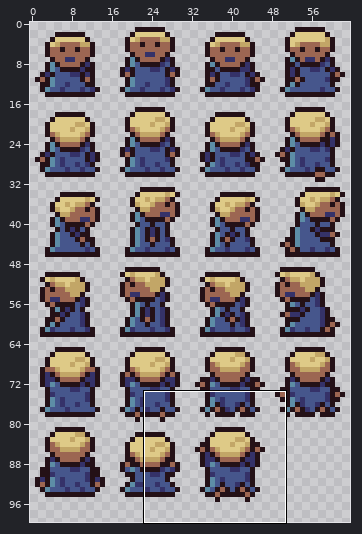
One commit to this sprite sheet: zeldalike/player/Iodan.png. The first picture is a wide view before the edit; the outline marks the close-up.
Close-up. Before the commit:
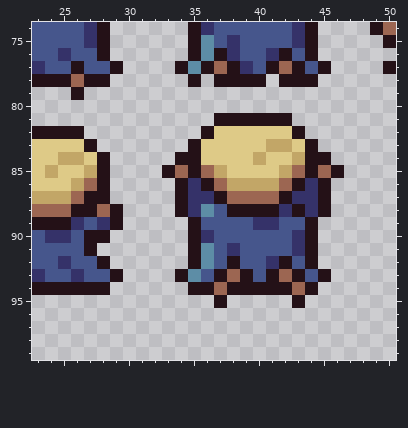
The file is 64x128 pixels. Shown: x 23..50, y 74..99. The wide view leaves out empty margins.
Now the later version:
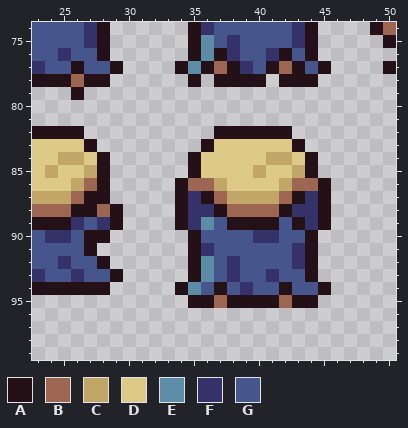
Palette (. is transparent): A #241117  B #9c6652  C #c2a667  D #deca87  E #5d8da6  F #353269  G #46568c
Change:
@@ x 31..48 @@
  80 ..................
- 81 ......AAAAAA......
- 82 .....ADDDDDDA.....
- 83 ....ADDDDDCCDA....
- 84 ...AADDDDCDDCAA...
- 85 ..ABABCDDDDCBABA..
- 86 ...AFABCCCCBAFA...
- 87 ...AFFABBBBAFFA...
- 88 ...AFEGAAAAFAFA...
- 89 ....AGGGGFFGGA....
- 90 ....AFGGGGGGFA....
- 91 ....AEGFGGGGFA....
- 92 ....AEGAGGFAGA....
- 93 ...AEGABAGABAGA...
- 94 ....AABAAAAABA....
- 95 ......A.....A.....
+ 81 ..................
+ 82 ......AAAAAA......
+ 83 .....ADDDDDDA.....
+ 84 ....ADDDDDCCDA....
+ 85 ....ADDDDCDDCA....
+ 86 ...ABBCDDDDCBBA...
+ 87 ...AFABCCCCBAFA...
+ 88 ...AFFABBBBAFFA...
+ 89 ...AFEGAAAAGAFA...
+ 90 ....AGGGGFFGGA....
+ 91 ....AFGGGGGGFA....
+ 92 ....AEGFGGGGFA....
+ 93 ....AEGFGGFGGA....
+ 94 ...AEGAGFGGAGGA...
+ 95 ....AABAAAABAA....
  96 ..................
